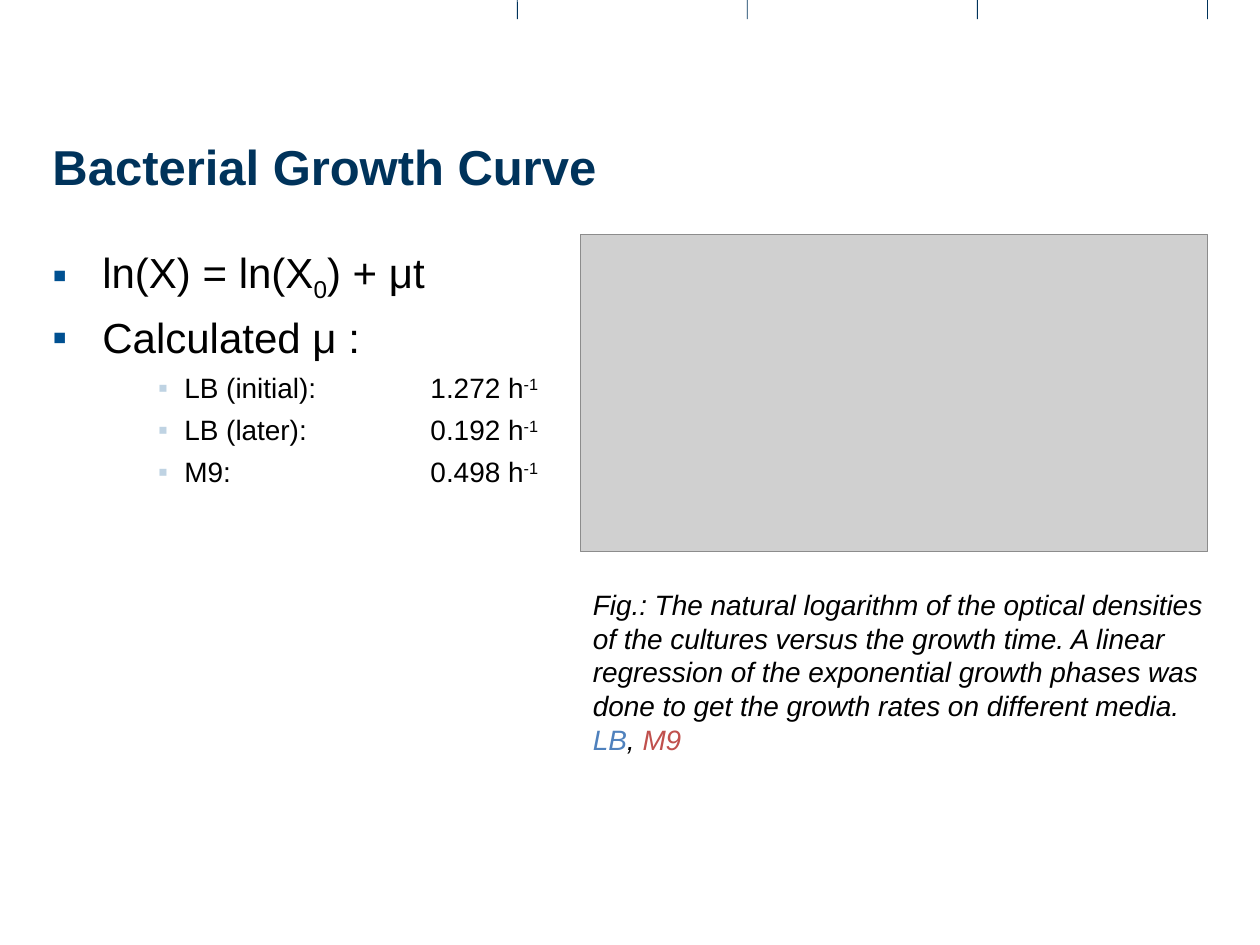
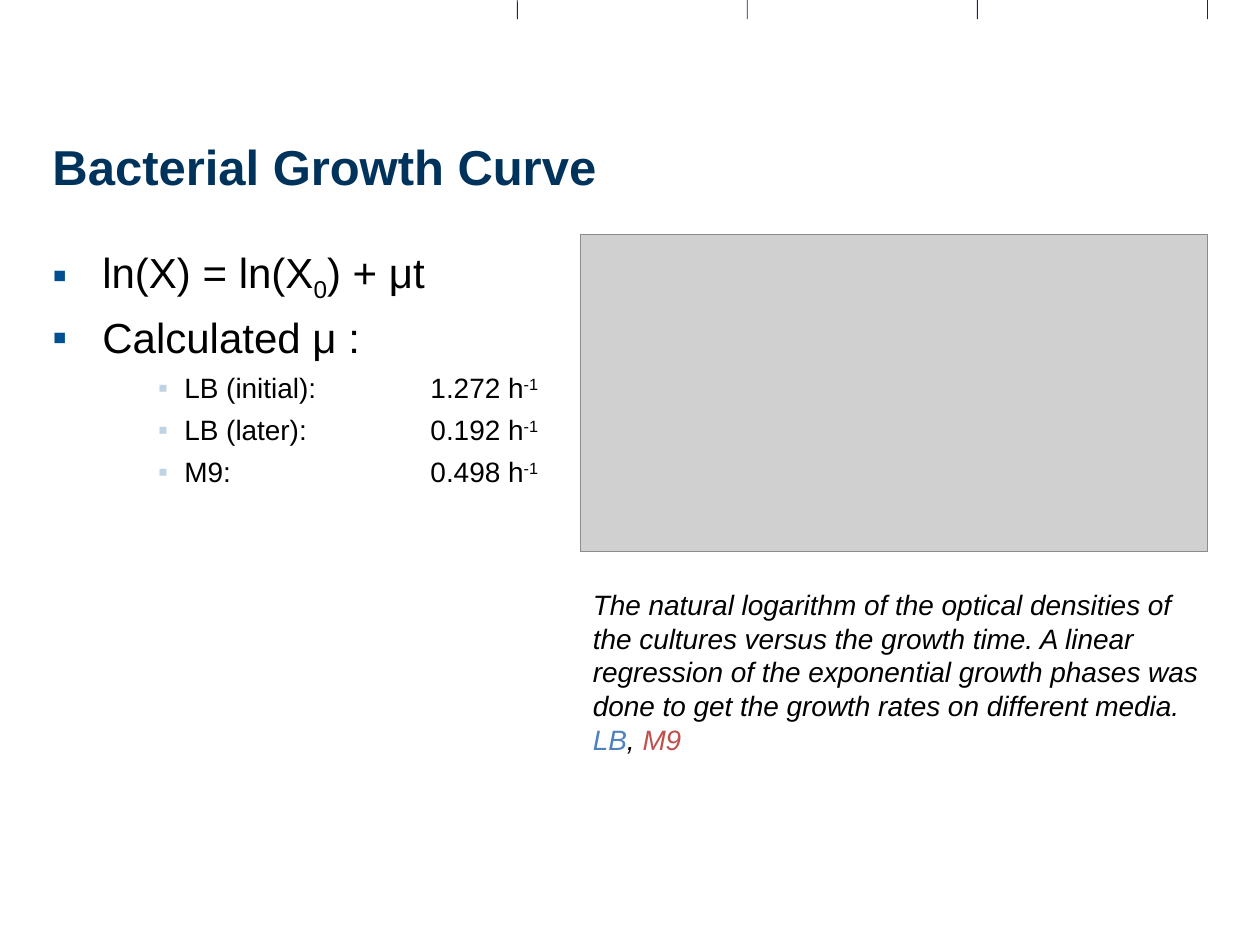
Before and after one commit to Pascal-Stucheli/Lab-Work, a slide deck: slide 10 of Presentation.pptx (slide 9 before the commit). Drawn at 1260x945 pixels with LibreOffice and Linux fonts; fonts in the diff are those of the drawing; grey boxes stand for pictures; background and template pictures are left out. Boxes give left, top, right and bottom in pixels: in the first picture for what was removed or moved away, otherwise in the second. Text is boxed around its words. In the diff, an @@ line names an element or a change of style, - is before the commit and + after.

```diff
--- a/Presentation.pptx
+++ b/Presentation.pptx
@@ text at [593, 594, 1198, 754]: text changed @@
-Fig.: The natural logarithm of the optical densities of the cultures versus the growth time. A linear regression of the exponential growth phases was done to get the growth rates on different media. LB, M9
+The natural logarithm of the optical densities of the cultures versus the growth time. A linear regression of the exponential growth phases was done to get the growth rates on different media. LB, M9
```
Also in this commit, not shown: 5 other slides changed, 2 slides added, 2 slides removed, 2 other files.
